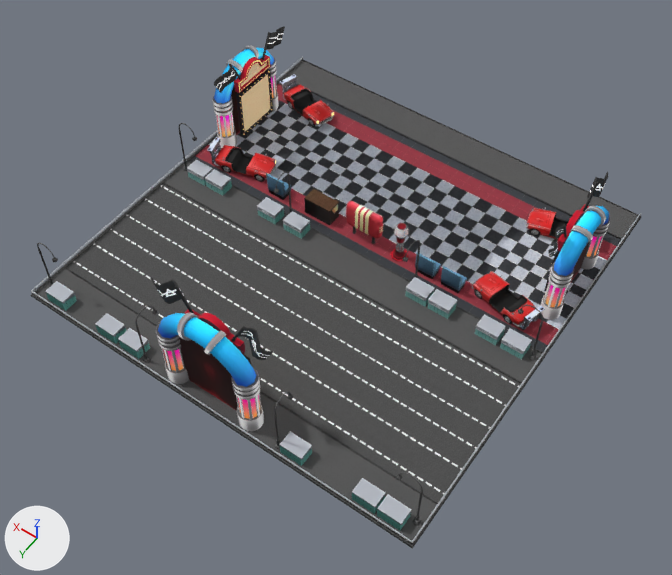
Two versions of the glTF model Cars/models/obj_draft.gltf, one commit apart.
Rendered twice from a 50 mm lens placed at (-12.4, 18.1, 26.1), pointed at (-0.9, 1.8, 0.7). Arrows for +X, +Y and +Z are at lower left; the lights stay in place. Objects named as collision shapes, trigger or cutter boxes, shadow casters or lower levels of detail are left out. Where no turn or scale is listed for an object, it has been applied to the vertices.

Names of what the first picture shows: 'podium.001', 'podium.002', 'quiz_ex_building_floor.001', 'quiz_ex_floor.001', 'quiz_ex_floor.002', 'quiz_ex_floor.007', 'quiz_ex_floor.008', 'quiz_ex_floor.009', 'quiz_ex_garbage.019', 'quiz_ex_garbage.026', 'quiz_ex_garbage.027', 'quiz_ex_garbage.028', 'quiz_ex_lights.002', 'quiz_ex_outside_screen.001', 'quiz_screens.001', 'right_car.003'.
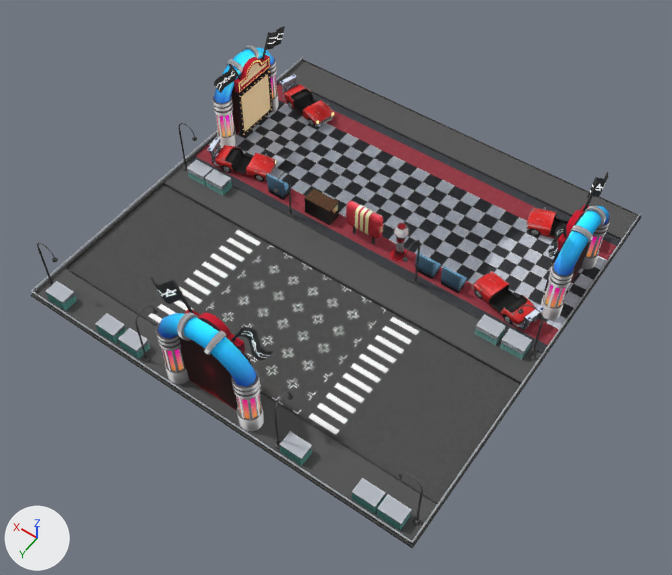
The change, as a list of edits to the scene's bpy script:
```text
Add img_playzone_basemap11:
    img_playzone_basemap11 = load_image('Playzone_BaseMap11', 'textures/Playzone_BaseMap11.png', 1024, 1024, 'sRGB')
Add mat_lambert8:
    mat_lambert8 = principled_material('lambert8')
    mat_lambert8.base_color = (1.0, 1.0, 1.0)  # white #ffffff
    mat_lambert8.roughness = 1.0
Add mat_playzone:
    mat_playzone = principled_material('playzone')
    mat_playzone.texture = img_playzone_basemap11  # with its transparency
    mat_playzone.roughness = 1.0
Add me_mesh_002:
    me_mesh_002.from_pydata(...)  # 176 vertices, 220 faces; spans x -4.0..4.0, y 1.33..6.25, z 0.05..0.07
    me_mesh_002.materials.append(mat_lambert8)  # white #ffffff
Add me_plane_004:
    me_plane_004.from_pydata(...)  # 49 vertices, 72 faces; spans x -2.6..2.6, y -2.6..2.6, z 0.0
    me_plane_004.materials.append(mat_playzone)  # picture img_playzone_basemap11
Remove ob_quiz_ex_floor_002:
    ob_quiz_ex_floor_002 = bpy.data.objects.new('quiz_ex_floor.002', me_plane_002)
    ob_quiz_ex_floor_002.location = (-7.88, 1.18, 0.05)
Remove ob_quiz_ex_garbage_019:
    ob_quiz_ex_garbage_019 = bpy.data.objects.new('quiz_ex_garbage.019', me_mesh_011)
    ob_quiz_ex_garbage_019.location = (2.19, 0.08, 0.03)
Remove ob_quiz_ex_garbage_026:
    ob_quiz_ex_garbage_026 = bpy.data.objects.new('quiz_ex_garbage.026', me_mesh_019)
    ob_quiz_ex_garbage_026.location = (-3.21, 0.08, 0.03)
Remove ob_quiz_ex_garbage_027:
    ob_quiz_ex_garbage_027 = bpy.data.objects.new('quiz_ex_garbage.027', me_mesh_020)
    ob_quiz_ex_garbage_027.location = (-4.12, 0.08, 0.03)
Remove ob_quiz_ex_garbage_028:
    ob_quiz_ex_garbage_028 = bpy.data.objects.new('quiz_ex_garbage.028', me_mesh_021)
    ob_quiz_ex_garbage_028.location = (3.41, 0.08, 0.03)
Add ob_strips2:
    ob_strips2 = bpy.data.objects.new('Strips2', me_mesh_002)
    ob_strips2.location = (0.0, 0.0, -0.05)
Add ob_playzone_001:
    ob_playzone_001 = bpy.data.objects.new('playzone.001', me_plane_004)
    ob_playzone_001.location = (0.0, 3.79, 0.01)
```

Changed parts and their boxes (x1, y1, x2, y2) in the pictures (672 x 575 px):
'quiz_ex_floor.002', deleted
    before: (66, 184, 521, 503)
'Strips2', added
    after: (149, 230, 419, 435)
'playzone.001', added
    after: (206, 245, 385, 414)
'quiz_ex_garbage.027', deleted
    before: (427, 289, 457, 319)
'quiz_ex_garbage.026', deleted
    before: (405, 277, 435, 306)
'quiz_ex_garbage.019', deleted
    before: (283, 211, 310, 239)
'quiz_ex_garbage.028', deleted
    before: (257, 197, 284, 224)
'quiz_ex_floor.001', unchanged, uncovered by the edit
    both: (31, 57, 641, 549)
